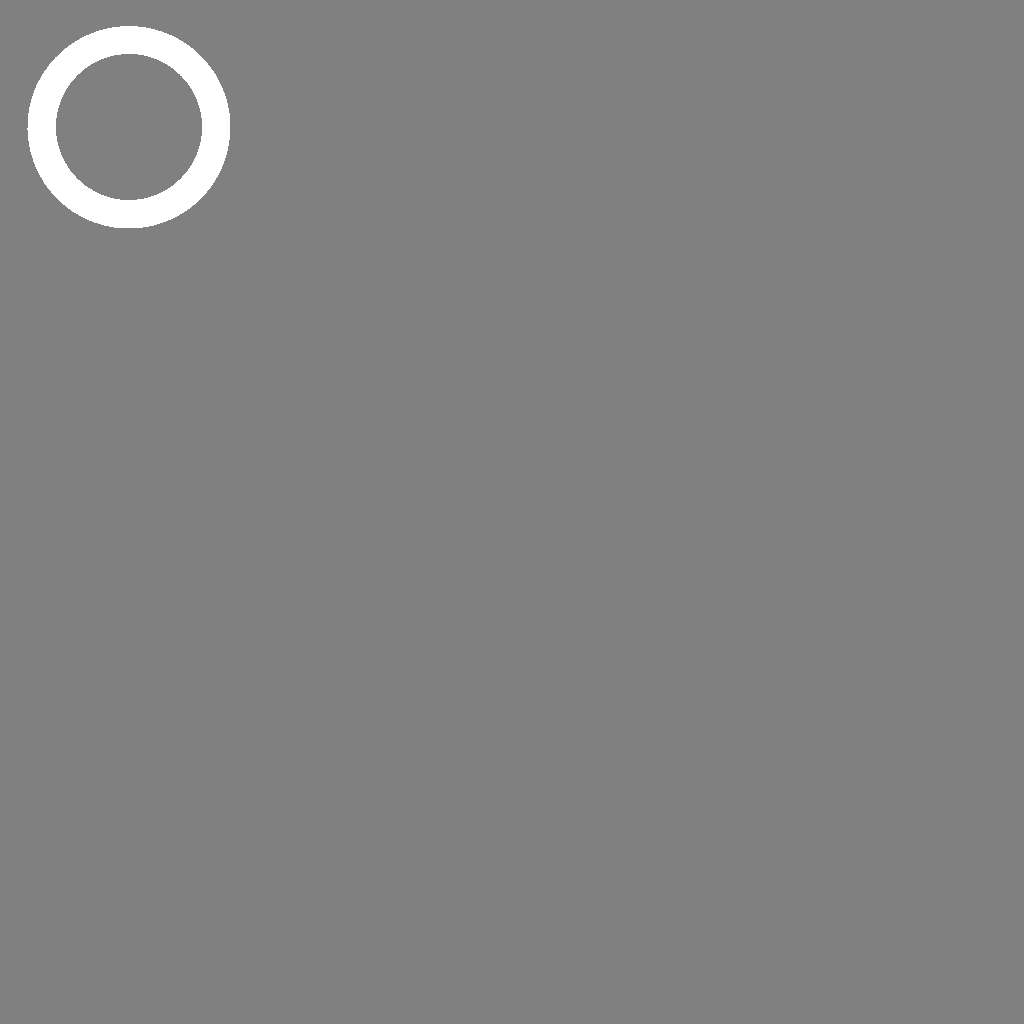
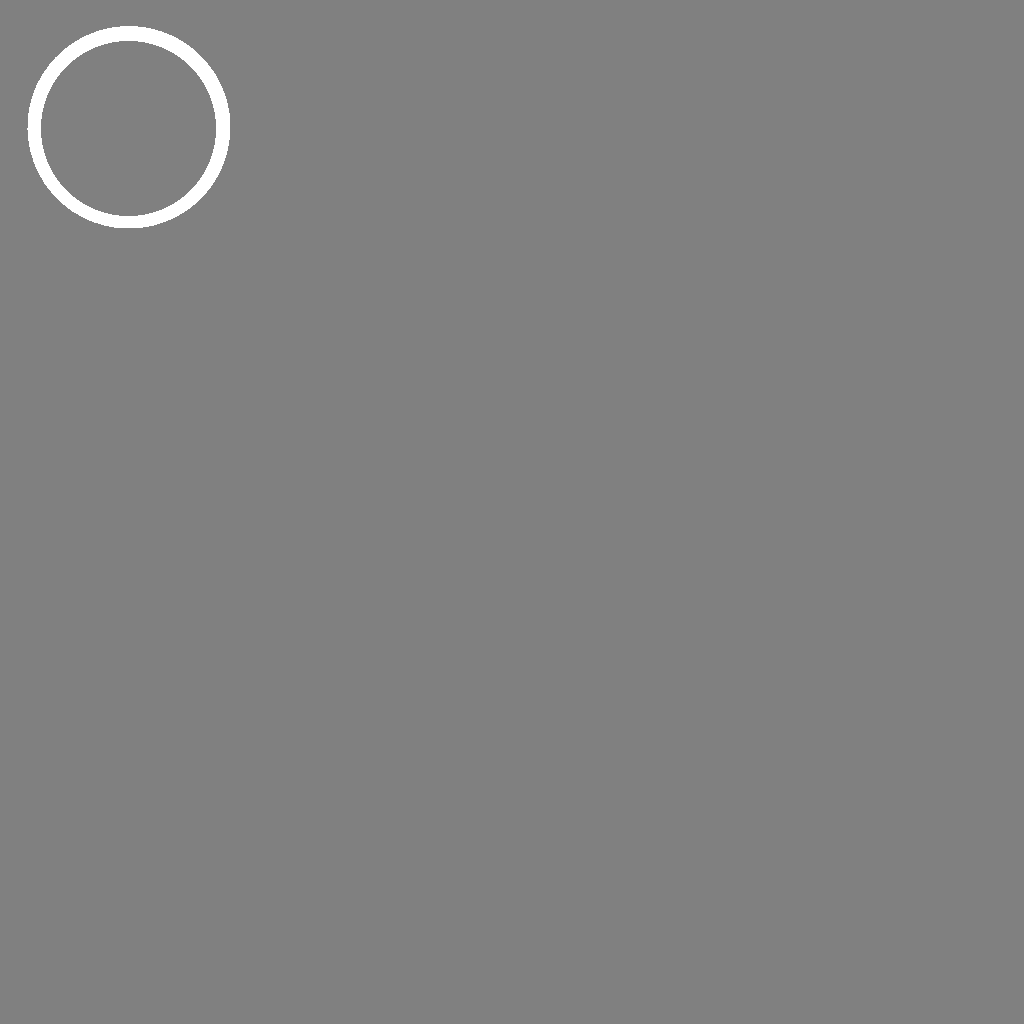
Layer changes from the first 1024 × 1024 image to the second:
painted on "Camada 1" over [41, 41, 216, 216]
